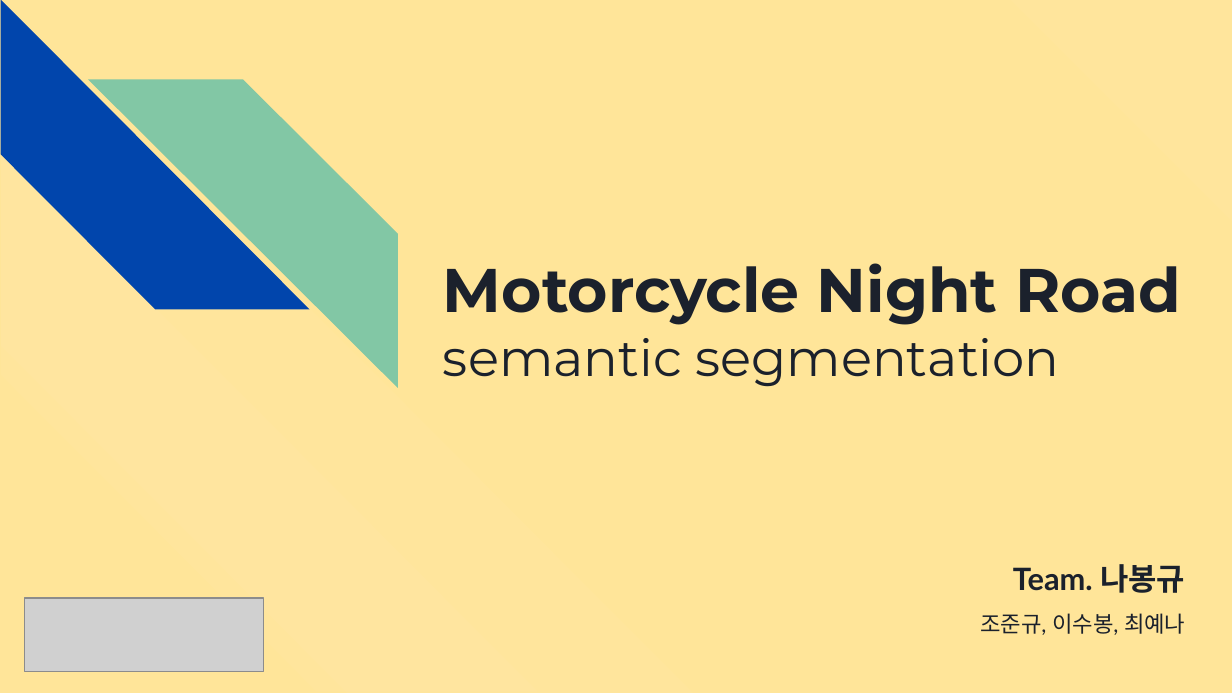
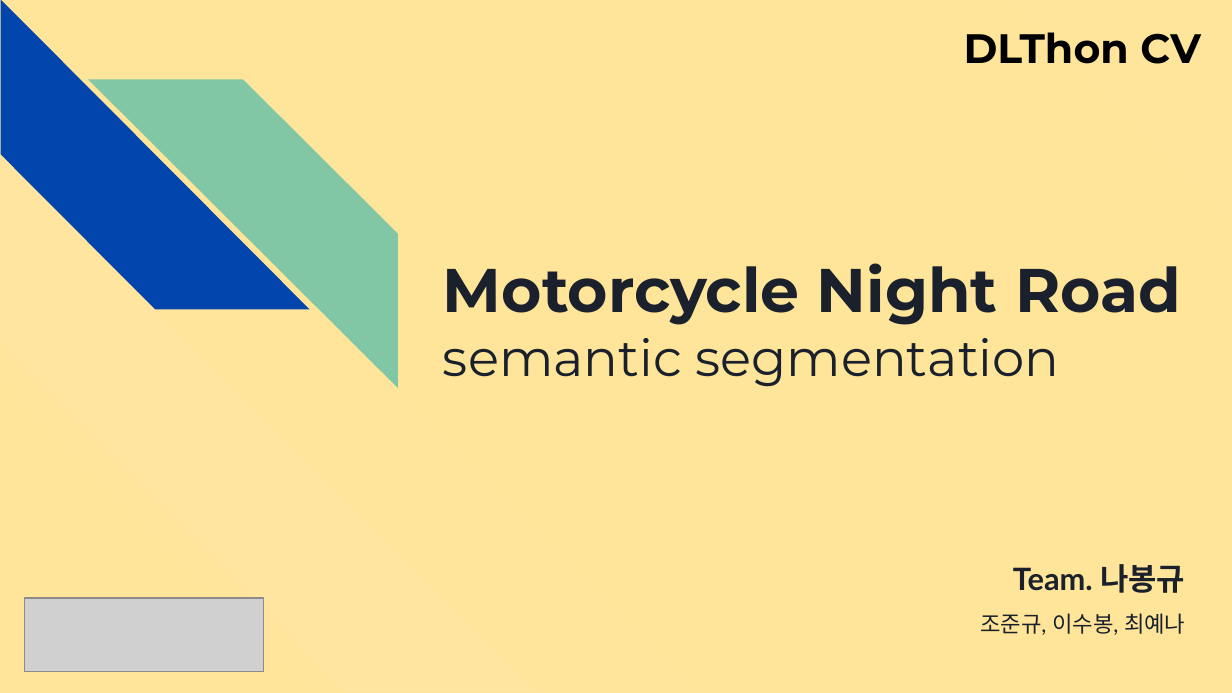
Before and after one commit to subong2/AIFFEL_Quest, a slide deck: slide 1 of Main_Quest_3/DLThon_CV_NaBongKyu.pptx. Drawn at 1232x693 pixels with LibreOffice and Linux fonts; fonts in the diff are those of the drawing; grey boxes stand for pictures. Boxes give left, top, right and bottom in pixels: in the first picture for what was removed or moved away, otherwise in the second. Text is boxed around its words. In the diff, an @@ line names an element or a change of style, - is before the commit and + after.

```diff
--- a/Main_Quest_3/DLThon_CV_NaBongKyu.pptx
+++ b/Main_Quest_3/DLThon_CV_NaBongKyu.pptx
@@ text added at (964, 32, 1201, 64), 24 pt, text #000000, bold @@
+DLThon CV
```
Also in this commit, not shown: 6 other slides changed.
